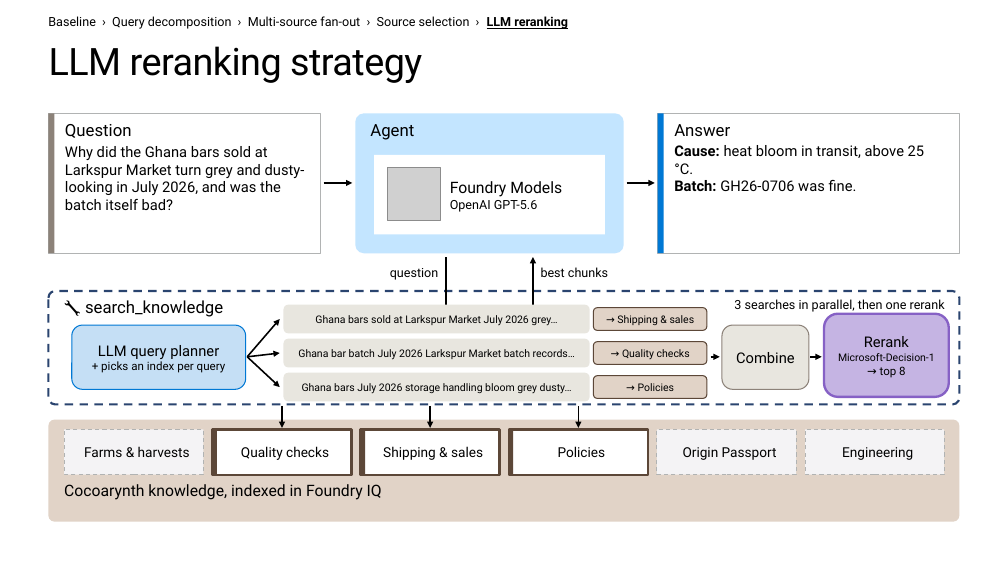
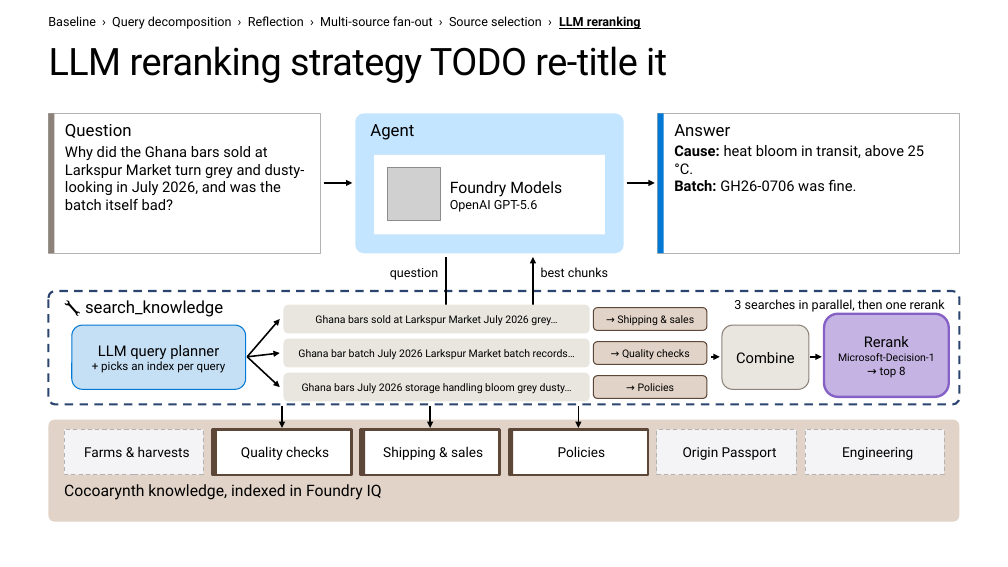
Before and after one commit to microsoft/ignite26-BRK300-building-agentic-retrieval-from-diy-to-foundry-iq, a slide deck: slide 39 of IgniteBRK300-WorkingDeck.pptx (slide 27 before the commit). Drawn at 1008x567 pixels with LibreOffice and Linux fonts; fonts in the diff are those of the drawing; grey boxes stand for pictures; background and template pictures are left out. Boxes give left, top, right and bottom in pixels: in the first picture for what was removed or moved away, otherwise in the second. Text is boxed around its words. In the diff, an @@ line names an element or a change of style, - is before the commit and + after.

```diff
--- a/IgniteBRK300-WorkingDeck.pptx
+++ b/IgniteBRK300-WorkingDeck.pptx
@@ text at bbox=[48, 16, 641, 29]: text changed @@
-Baseline › Query decomposition › Multi-source fan-out › Source selection › LLM reranking
+Baseline › Query decomposition › Reflection › Multi-source fan-out › Source selection › LLM reranking
@@ title at bbox=[49, 46, 667, 83]: text changed @@
-LLM reranking strategy
+LLM reranking strategy TODO re-title it
```
Also in this commit, not shown: 33 other slides changed, 8 slides added.
